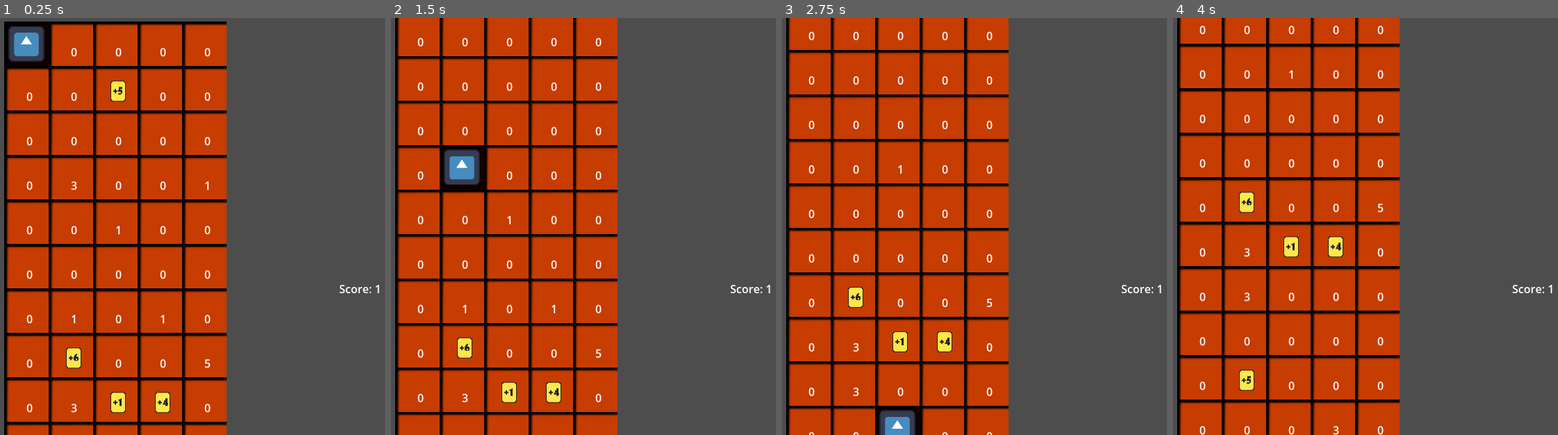
Above: before the commit, frames 1-4 (left to right).
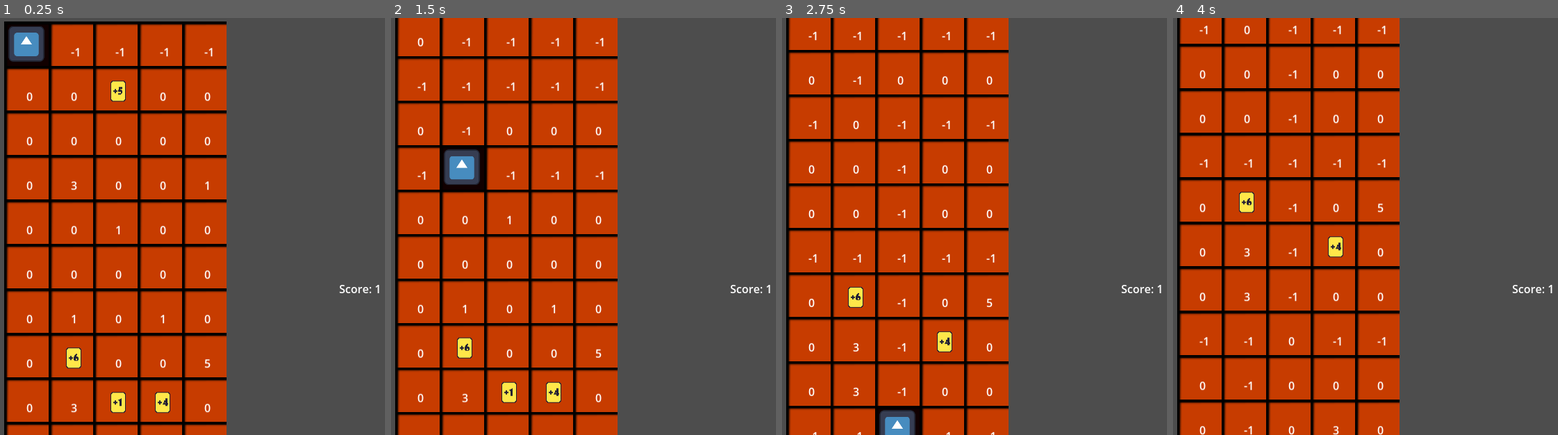
Above: after the commit, the same moments.

Repository: DogeMastr/GMTK2026
Game: Godot game, scene res://Scenes/Game/Game.tscn
Two runs of this game, one before a commit and one after it. Both use one fixed random seed, a clock stepped at 60 frames per second and the inputs below. The engine's default icon, where the game draws it, is replaced by a stand-in: a white triangle on a blue panel in a dark square.
Inputs (mouse positions are in pixels of both pictures, inside the frame that each line leads up to):
- Up to frame 1 (0.25 s): no input
- Up to frame 2 (1.5 s): move the mouse to (760, 205) at 0.52 s; hold D (player_right) 0.53-1.25 s; tap 1 (1) at 0.6 s; click (760, 205) at 0.67 s; tap 2 (2) at 0.8 s; drag from (525, 247) to (417, 38) at 1.27 s
- Up to frame 3 (2.75 s): move the mouse to (1082, 134) at 2.02 s; hold D (player_right) from 2.03 s (still down); tap 3 (3) at 2.1 s; tap 4 (4) at 2.3 s
- Up to frame 4 (4 s): release D (player_right) at 2.75 s; drag from (1392, 309) to (1242, 26) at 2.77 s; move the mouse to (outside the picture) at 3.52 s; hold A (player_left) from 3.53 s (still down); tap 5 (5) at 3.6 s; tap 1 (1) at 3.8 s

The runs differ from the first frame. In frame 1, 0.1% of the frame differs, in the area x 18-56%, y 7-10%; in frame 2, 0.5%; in frame 3, 0.9%; in frame 4, 1.0%, in the area x 6-56%, y 1-100%.

Commit message:
improved movement

Diff:
--- a/Scenes/Game/game.gd
+++ b/Scenes/Game/game.gd
@@ -54,7 +54,7 @@
 			EventBus.mole_dies.emit()
 			break
 		if not row_tile.type == 5 and not row_tile.has_mole:
-			row_tile.type = 0
+			row_tile.type = -1
 
 
 func flow_lava(row):
--- /dev/null
+++ b/Scenes/Globals/AudioManager.tscn
@@ -0,0 +1,10 @@
+[gd_scene format=3 uid="uid://dkv8mm7buhafk"]
+
+[ext_resource type="Script" uid="uid://ceedvnbyyud3t" path="res://Scripts/AudioManager.gd" id="1_vx20t"]
+
+[node name="AudioManager" type="Node" unique_id=1786783553]
+script = ExtResource("1_vx20t")
+
+[node name="AudioStreamPlayer1" type="AudioStreamPlayer" parent="." unique_id=930867654]
+
+[node name="AudioStreamPlayer2" type="AudioStreamPlayer" parent="." unique_id=1650058192]
--- a/Scenes/Mole/mole.gd
+++ b/Scenes/Mole/mole.gd
@@ -12,12 +12,12 @@
 func _process(delta: float) -> void:
 	# PLAYER INPUTS
 	if Input.is_action_just_pressed("player_left"):
-		if x_pos != 0:
+		if x_pos != 0 and not EventBus.get_tile(x_pos - 1, y_pos).type == 5:
 			position.x -= EventBus.tile_width
 			x_pos -= 1
 
 	if Input.is_action_just_pressed("player_right"):
-		if x_pos != 4:
+		if x_pos != 4 and not EventBus.get_tile(x_pos + 1, y_pos).type == 5:
 			position.x += EventBus.tile_width
 			x_pos += 1
 
@@ -46,6 +46,7 @@
 			if tile_to_travel_to.type == 4 or tile_to_travel_to.type == 3:
 				amount_to_travel = i + 1
 				EventBus.mole_dies.emit()
+			EventBus.get_tile(x_pos, y_pos + i).type = -1
 
 		position.y += EventBus.tile_width * amount_to_travel
 		y_pos += amount_to_travel
Not shown, added: Assets/Art/tilesheet.png.import
Not shown, added: Assets/Sound/soundeffects/cardget.wav.import
Not shown, added: Assets/Sound/soundeffects/coin.wav.import
Not shown, added: Assets/Sound/soundeffects/deathmole.wav.import
Not shown, added: Assets/Sound/soundeffects/digging.wav.import
Not shown, added: Assets/Sound/soundeffects/lavadeath.wav.import
Not shown, removed: Assets/Sound/coin.wav
